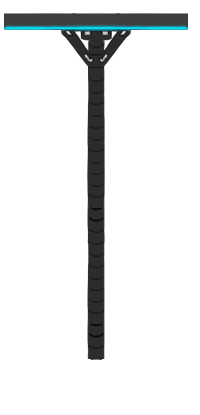
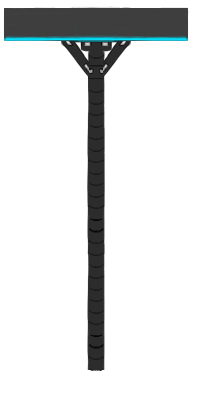
Layer changes from the first w=200, h=415 image to the second:
renamed "Calque 9" to "Calque 10", painted on it over [3, 7, 77, 41]
painted on "Calque 8" over [61, 30, 89, 79]
renamed "Calque 6" to "Calque 11", painted on it over [115, 7, 189, 41]
painted on "Calque 7" over [103, 30, 131, 79]
painted on "Calque 5" over [71, 6, 127, 371]
